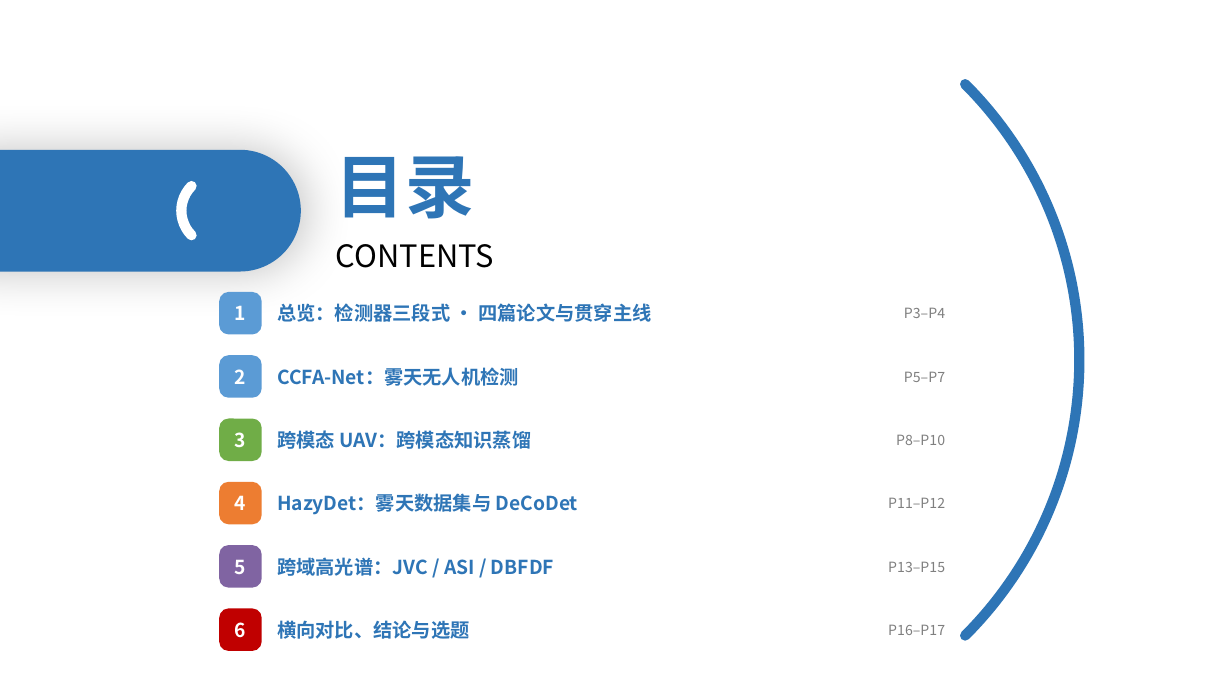
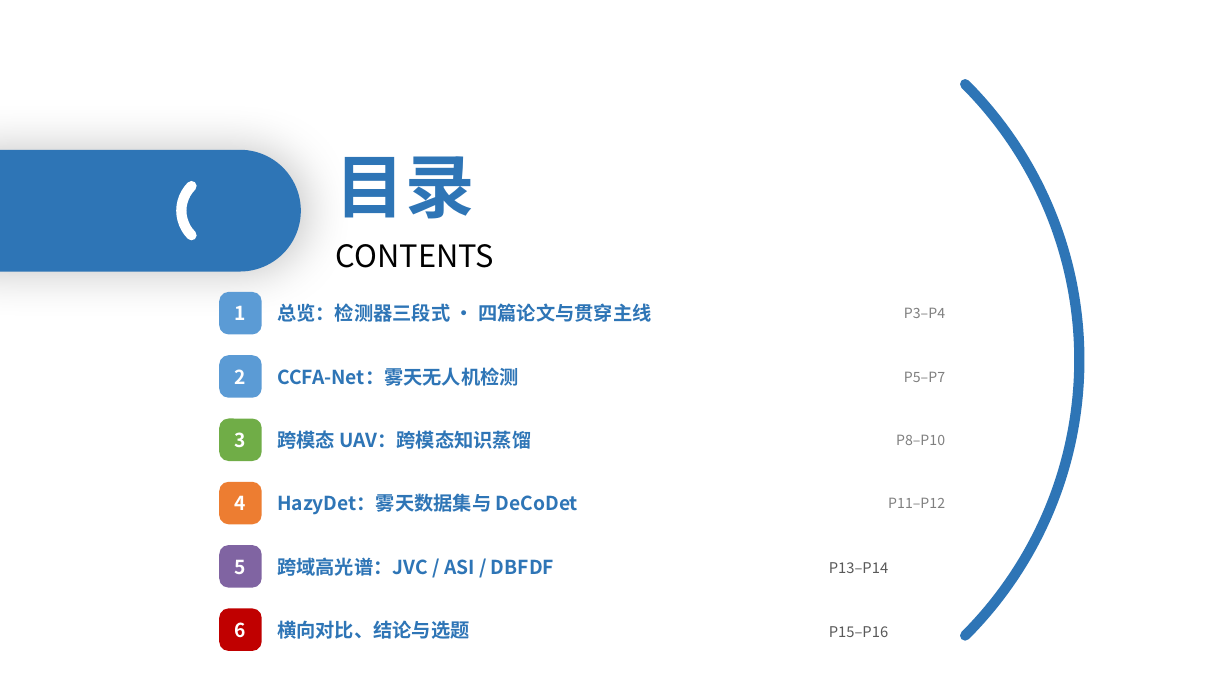
Before and after one commit to 139876/paper-notes, a slide deck: slide 2 of 论文精读/3-HazyDet精读/附件/四篇论文-组会汇报.pptx. Drawn at 1232x693 pixels with LibreOffice and Linux fonts; fonts in the diff are those of the drawing. Boxes give left, top, right and bottom in pixels: in the first picture for what was removed or moved away, otherwise in the second. Text is boxed around its words. In the diff, an @@ line names an element or a change of style, - is before the commit and + after.

```diff
--- a/论文精读/3-HazyDet精读/附件/四篇论文-组会汇报.pptx
+++ b/论文精读/3-HazyDet精读/附件/四篇论文-组会汇报.pptx
@@ text at (829,562,888,573): text changed; size 11 to 11.5 pt; text colour #7F7F7F to #595959 @@
-P13–P15
+P13–P14
@@ text at (829,626,888,637): text changed; size 11 to 11.5 pt; text colour #7F7F7F to #595959 @@
-P16–P17
+P15–P16
```
Also in this commit, not shown: 3 other slides changed, 1 slide removed.
